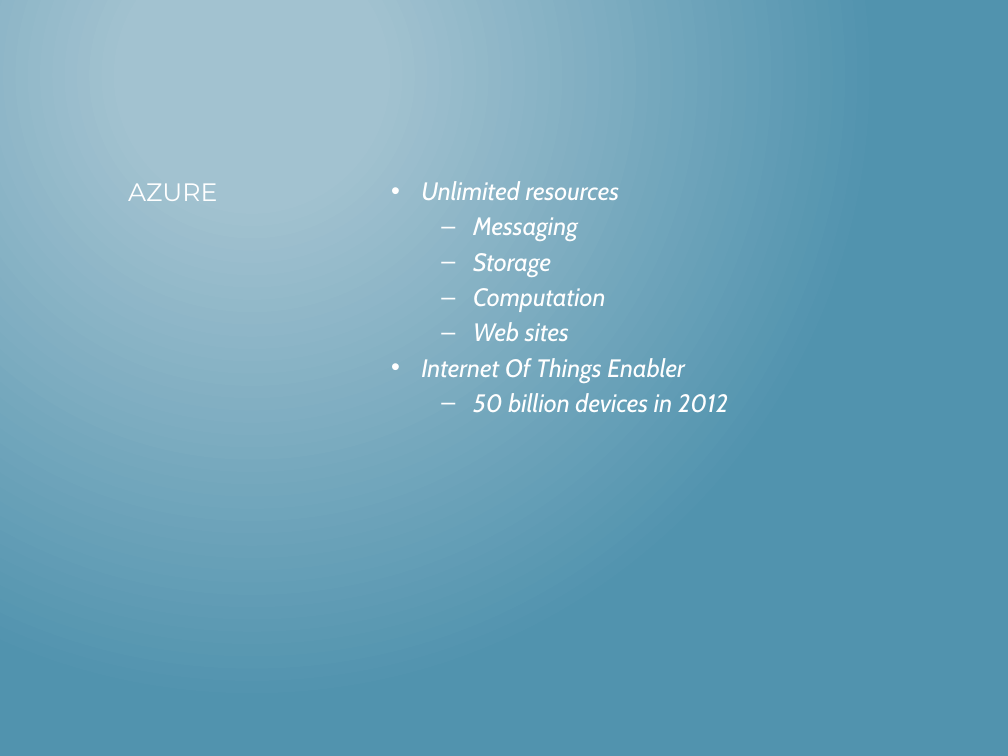
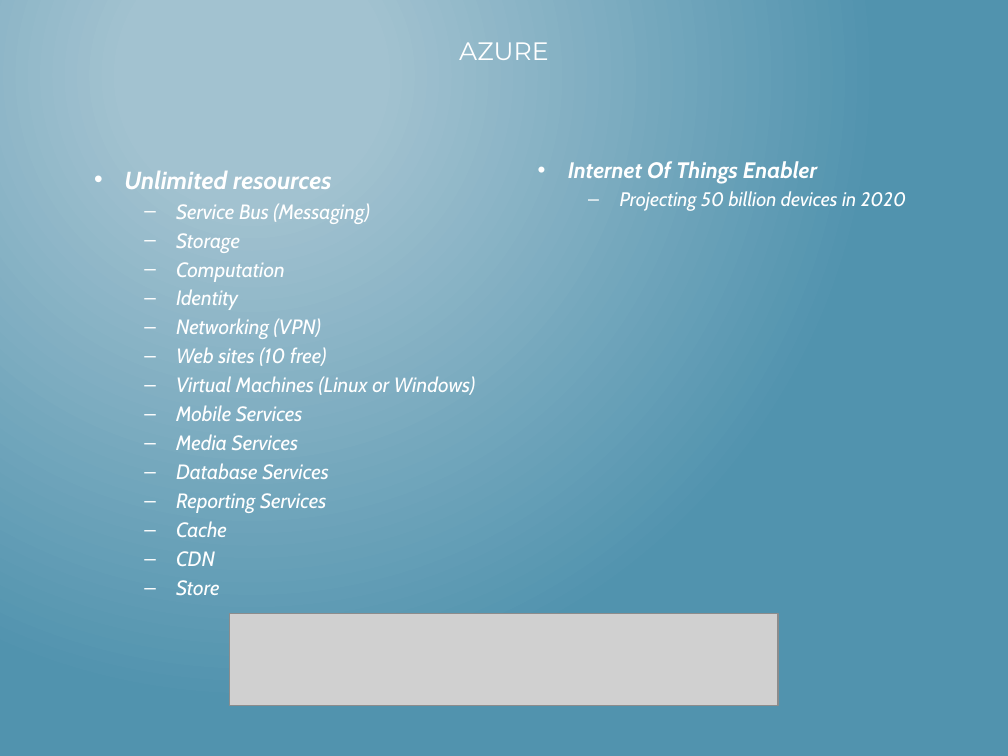
Before and after one commit to mlinnen/CloudHomeSecurity, a slide deck: slide 5 of docs/HacknightPowerPoint.pptx (slide 4 before the commit). Drawn at 1008x756 pixels with LibreOffice and Linux fonts; fonts in the diff are those of the drawing; grey boxes stand for pictures. Boxes give left, top, right and bottom in pixels: in the first picture for what was removed or moved away, otherwise in the second. Text is boxed around its words. In the diff, an @@ line names an element or a change of style, - is before the commit and + after.

```diff
--- a/docs/HacknightPowerPoint.pptx
+++ b/docs/HacknightPowerPoint.pptx
@@ title "AZURE": place and size @@
-title "AZURE" at box(128, 183, 217, 201)
+title "AZURE" at box(459, 42, 548, 60)
@@ title "AZURE" at box(459, 42, 548, 60): alignment left to centre; vertical alignment top to middle @@
@@ text "Unlimited resources": place and size @@
-text "Unlimited resources" at box(421, 181, 728, 413)
+text "Unlimited resources" at box(124, 170, 475, 595)
@@ text at box(124, 170, 332, 282): size 18 to 17.6 pt, bold on in "Unlimited resources"; size 18 to 14.8 pt in "Storage", "Computation" @@
@@ text added at box(568, 161, 906, 211), 14 pt, text #FFFFFF, italic @@
+• Internet Of Things Enabler
+  – Projecting 50 billion devices in 2020
@@ text at box(176, 203, 369, 224): text changed; size 18 to 14.8 pt @@
-  – Messaging
+  – Service Bus (Messaging)
@@ text at box(176, 289, 475, 595): text changed; size 18 to 14.8 pt @@
-  – Web sites
-• Internet Of Things Enabler
-  – 50 billion devices in 2012
+  – Identity
+  – Networking (VPN)
+  – Web sites (10 free)
+  – Virtual Machines (Linux or Windows)
+  – Mobile Services
+  – Media Services
+  – Database Services
+  – Reporting Services
+  – Cache
+  – CDN
+  – Store
@@ picture added at box(230, 613, 778, 706) @@
```
Also in this commit, not shown: 1 other slide changed, 7 slides added.
